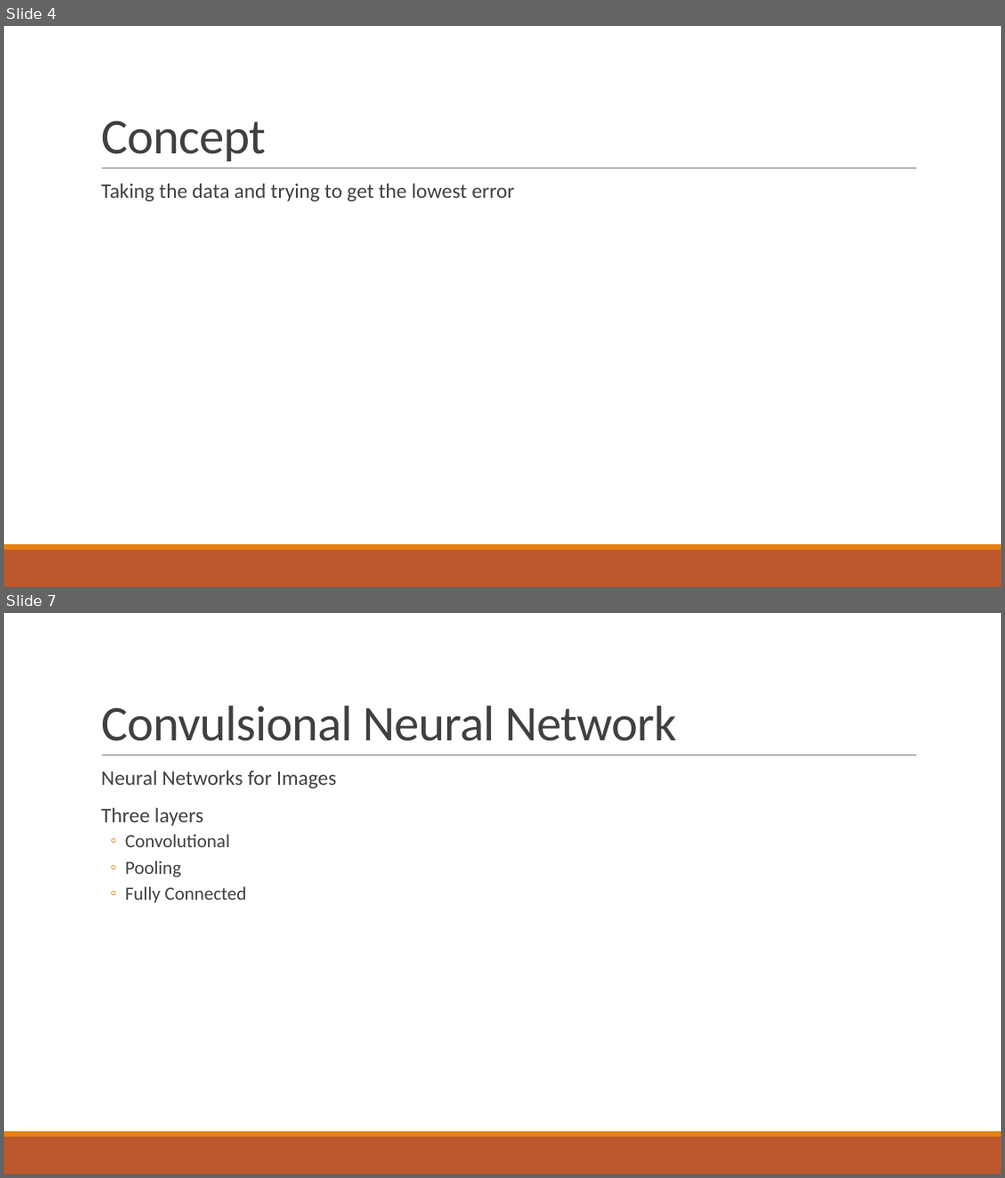
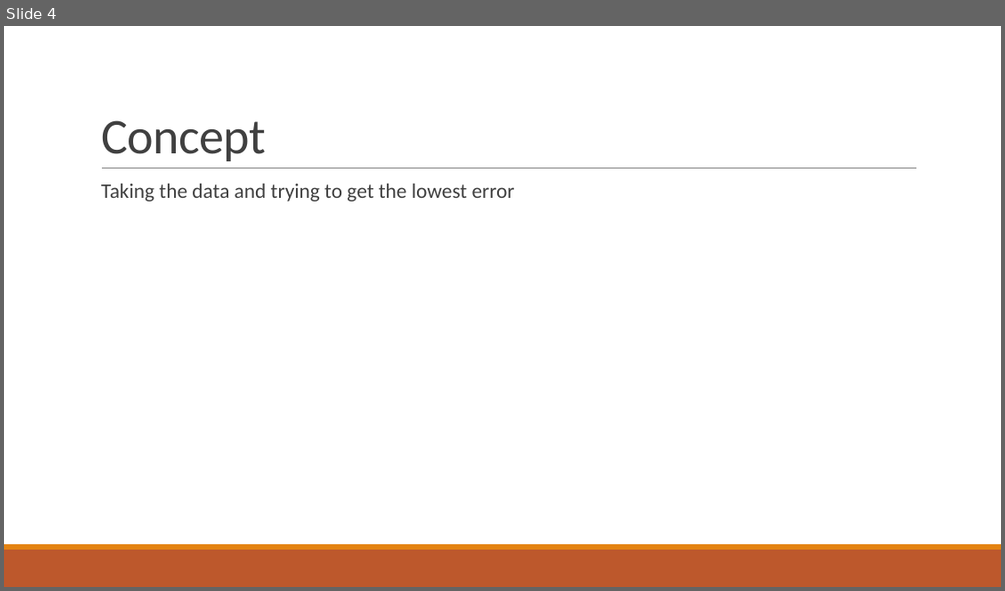
Before and after one commit to Gingerbreed/ArtificialIntelligence404, a slide deck: baler-prj/presentation/baker-MNIST.pptx. Shown one above the other, each under a label of ours: slides 4 and 7 before the commit, slide 4 after it; the slides between them are not shown. The pictures are 1005x1178 and 1005x591 pixels, drawn with LibreOffice and Linux fonts; fonts in the diff are those of the drawing. Boxes give left, top, right and bottom in pixels: in the first picture for what was removed or moved away, otherwise in the second. Text is boxed around its words. In the diff, an @@ line names an element or a change of style, - is before the commit and + after.

```diff
--- a/baler-prj/presentation/baker-MNIST.pptx
+++ b/baler-prj/presentation/baker-MNIST.pptx
@@ slide 7 removed at (x1=4, y1=613, x2=1001, y2=1174), background #FFFFFF; not listed: 3 template elements that a slide beside it also shows @@
@@ title removed at (x1=101, y1=706, x2=677, y2=741) @@
-Convulsional Neural Network
@@ text removed at (x1=101, y1=771, x2=336, y2=903) @@
-  Neural Networks for Images
-  Three layers
-  ◦ Convolutional
-  ◦ Pooling
-  ◦ Fully Connected
```
Also in this commit, not shown: 4 slides changed, 2 slides added.
